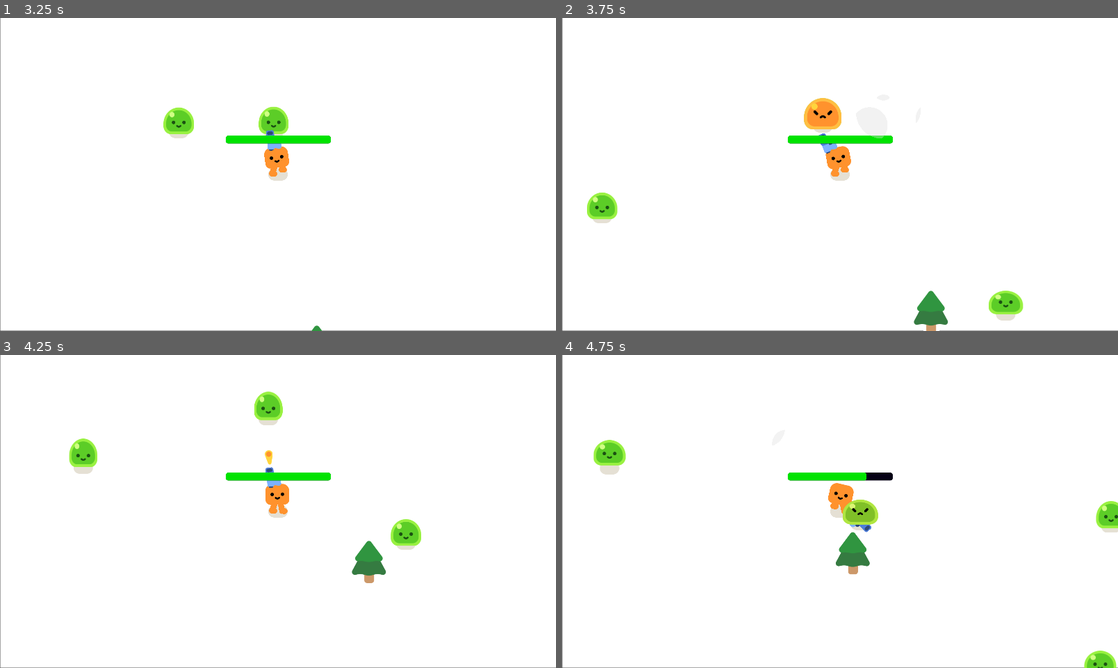
Above: before the commit, frames 1-4 (two rows, left to right).
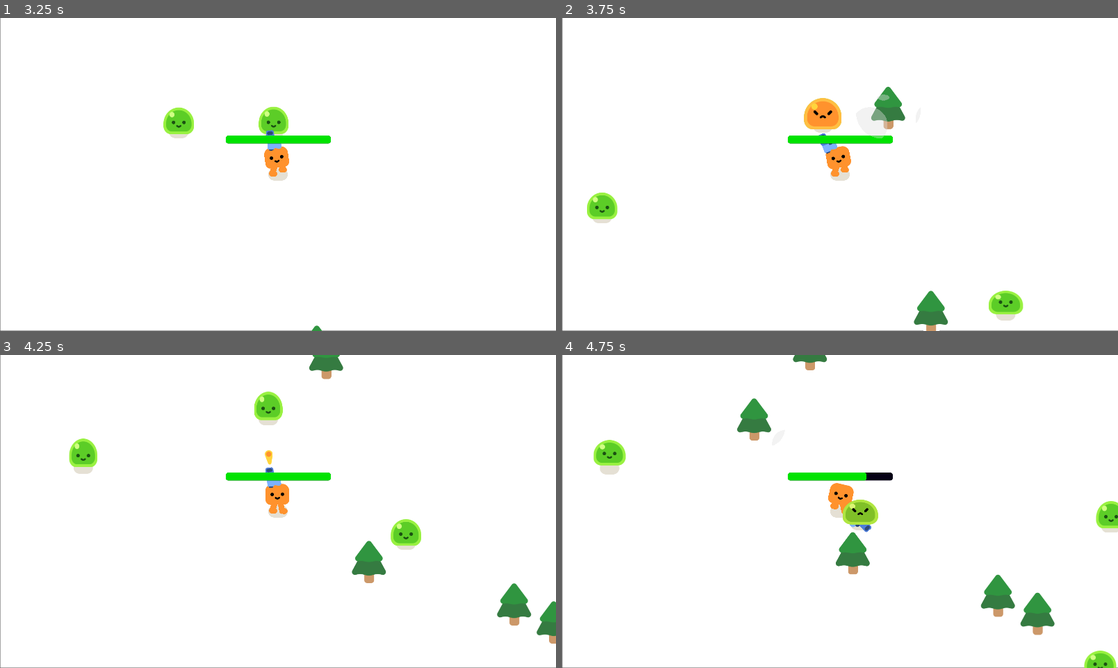
Above: after the commit, the same moments.

Repository: keliang5/FInal-Project
Game: Godot game, scene res://survivors_games.tscn
The game is run twice, just before and just after one commit, with the same random seed, the same clock (stepped at 60 frames per second) and the same inputs.
Inputs (mouse positions are in pixels of both pictures, inside the frame that each line leads up to):
- Up to frame 1 (3.25 s): move the mouse to (250, 237) at 0.52 s; hold W (move_up) 0.53-2.03 s; move the mouse to (444, 221) at 1.27 s; move the mouse to (111, 127) at 2.02 s; hold A (move_left) from 2.03 s (still down); move the mouse to (305, 174) at 2.77 s
- Up to frame 2 (3.75 s): move the mouse to (756, 96) at 3.52 s; release A (move_left) at 3.53 s; hold S (move_down) from 3.53 s (still down)
- Up to frame 3 (4.25 s): keep holding S (move_down)
- Up to frame 4 (4.75 s): move the mouse to (962, 495) at 4.27 s; release S (move_down) at 4.28 s; hold D (move_right) from 4.28 s (still down)

Frame 1 is identical in both runs. In frame 2, 0.5% of the frame differs, in the area x 55-62%, y 22-36%; in frame 3, 1.1%; in frame 4, 1.7%, in the area x 31-89%, y 0-90%.

Commit message:
Coin drops on mob death

Diff:
--- a/mob.gd
+++ b/mob.gd
@@ -21,6 +21,11 @@
 	if health == 0:
 		queue_free()
 
+		const coin_scene = preload("res://coin.tscn")
+		var coin = coin_scene.instantiate()
+		get_parent().add_child(coin)
+		coin.global_position = global_position
+
 		const SMOKE_SCENE = preload("res://smoke_explosion/smoke_explosion.tscn")
 		var smoke = SMOKE_SCENE.instantiate()
 		get_parent().add_child(smoke)
